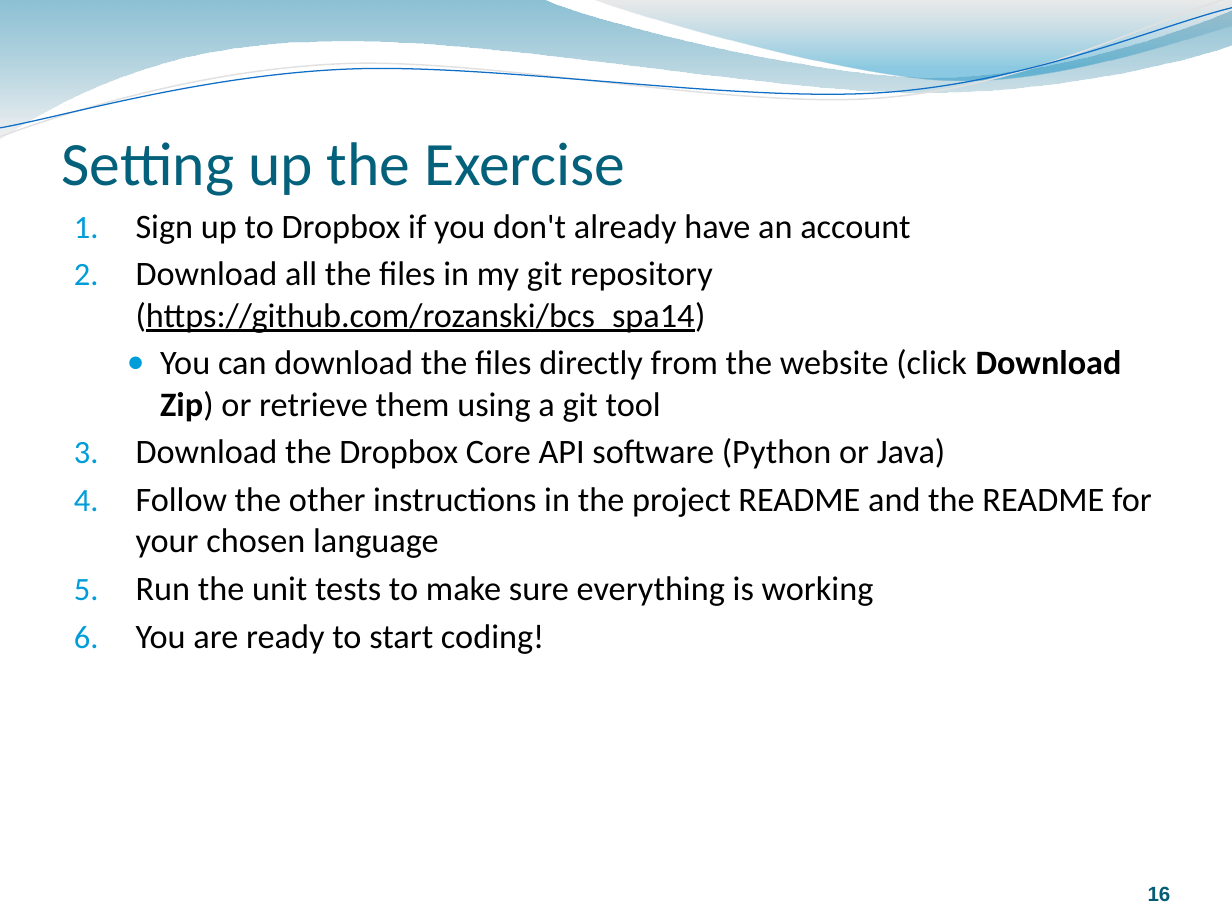
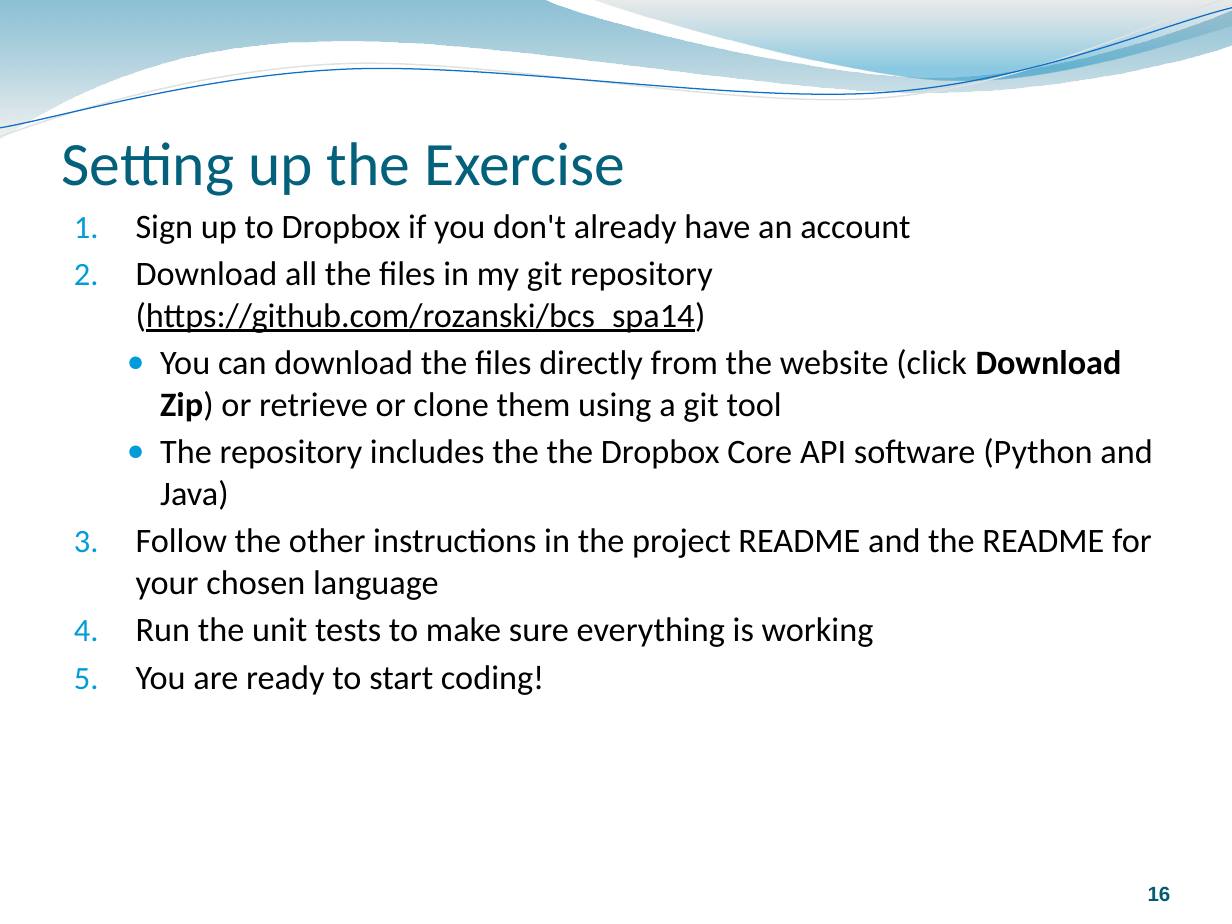
Before and after one commit to rozanski/bcs_spa14, a slide deck: slide 16 of session-materials/Oauth-Session.pptx. Drawn at 1232x924 pixels with LibreOffice and Linux fonts; fonts in the diff are those of the drawing. Boxes give left, top, right and bottom in pixels: in the first picture for what was removed or moved away, otherwise in the second. Text is boxed around its words. In the diff, an @@ line names an element or a change of style, - is before the commit and + after.

```diff
--- a/session-materials/Oauth-Session.pptx
+++ b/session-materials/Oauth-Session.pptx
@@ text at (x1=160, y1=349, x2=1152, y2=510): text changed @@
-  ● You can download the files directly from the website (click Download Zip) or retrieve them using a git tool
-3. Download the Dropbox Core API software (Python or Java)
+  ● You can download the files directly from the website (click Download Zip) or retrieve or clone them using a git tool
+  ● The repository includes the the Dropbox Core API software (Python and Java)
```
Also in this commit, not shown: 5 other slides changed, 1 slide added.
